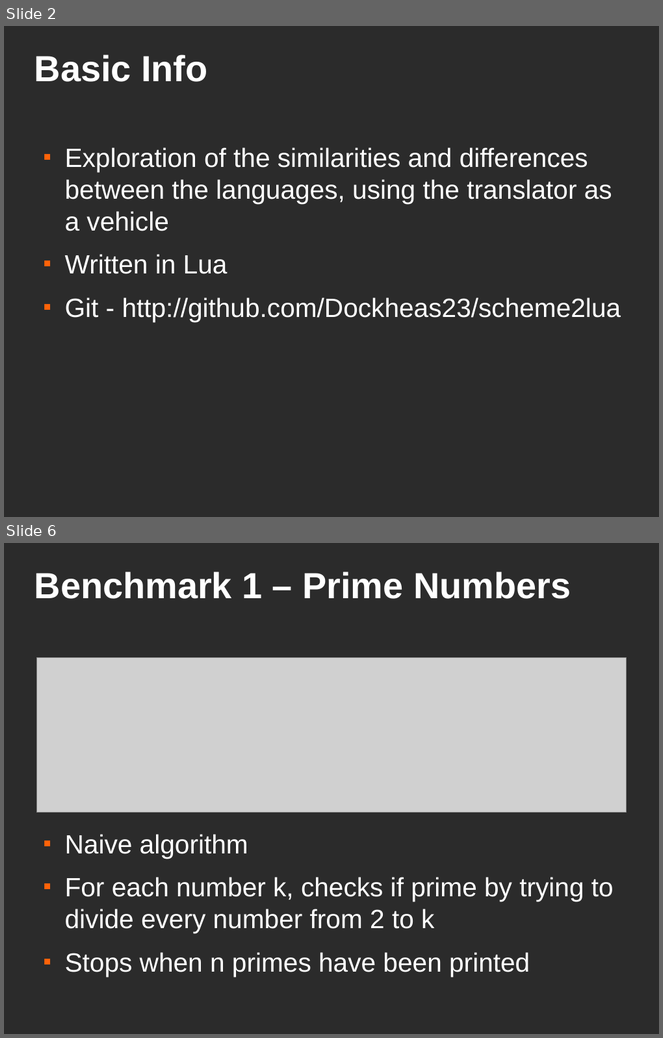
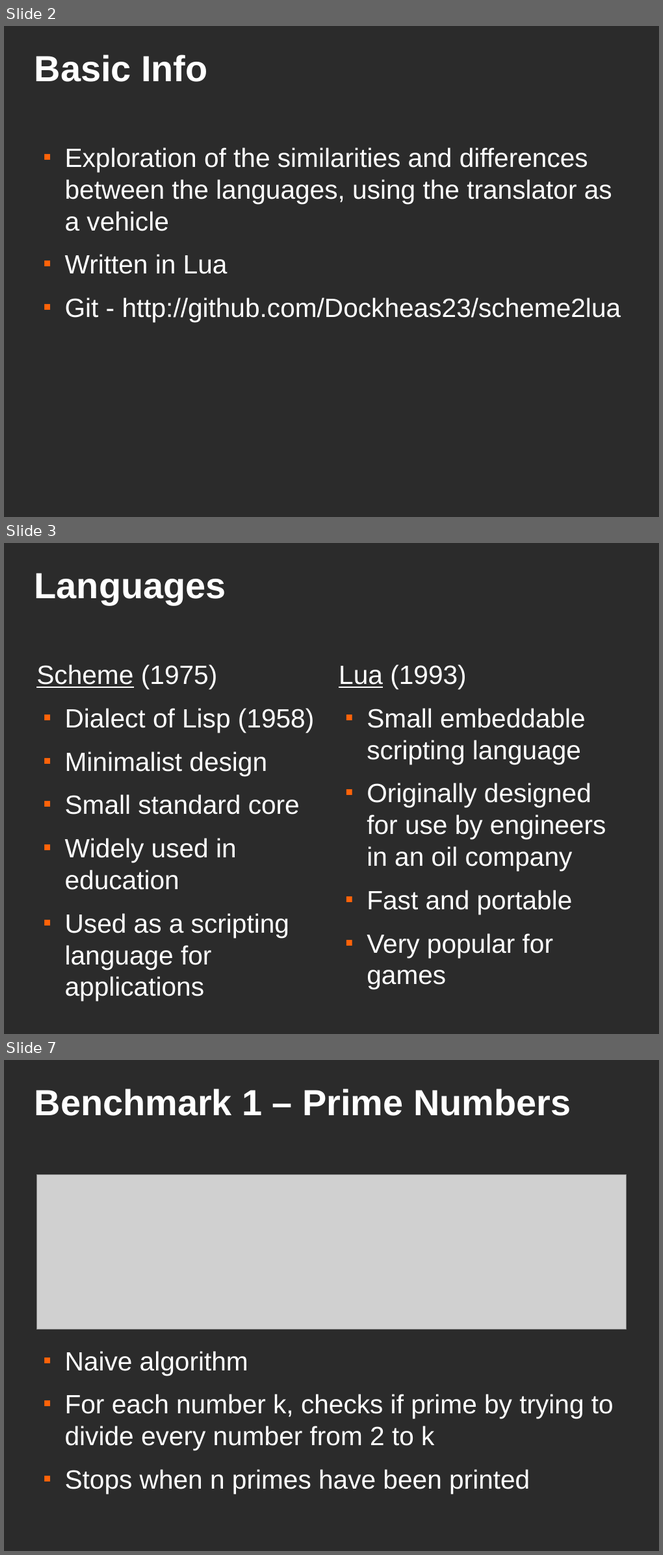
Before and after one commit to Dockheas23/scheme2lua, a slide deck: OpenDaySlides.odp. Shown one above the other, each under a label of ours: slides 2 and 6 before the commit, slides 2, 3 and 7 after it; the slides between them are not shown. The pictures are 663x1038 and 663x1555 pixels, drawn with LibreOffice and Linux fonts; fonts in the diff are those of the drawing; grey boxes stand for pictures; background and template pictures are left out; a plain dark background stands for a picture behind light text. Boxes give left, top, right and bottom in pixels: in the first picture for what was removed or moved away, otherwise in the second. Text is boxed around its words. In the diff, an @@ line names an element or a change of style, - is before the commit and + after.

```diff
--- a/OpenDaySlides.odp
+++ b/OpenDaySlides.odp
@@ slide 3 added at <box>4,543,659,1034</box>, background picture (left out) @@
@@ title added at <box>35,573,226,605</box>, 44 pt, text #FFFFFF, bold @@
+Languages
@@ text added at <box>36,665,314,969</box>, 32 pt, text #FFFFFF @@
+Scheme (1975)
+■ Dialect of Lisp (1958)
+■ Minimalist design
+■ Small standard core
+■ Widely used in education
+■ Used as a scripting language for applications
@@ text added at <box>339,665,606,990</box>, 32 pt, text #FFFFFF @@
+Lua (1993)
+■ Small embeddable scripting language
+■ Originally designed for use by engineers in an oil company
+■ Fast and portable
+■ Very popular for games
@@ what was slide 6 is now slide 7 @@
```
Also in this commit, not shown: 3 slides changed.
